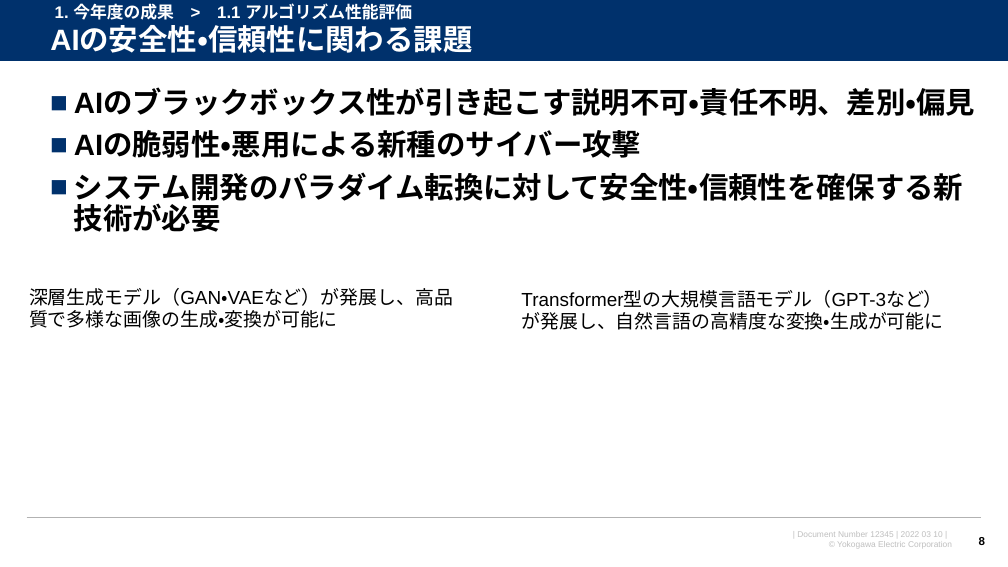
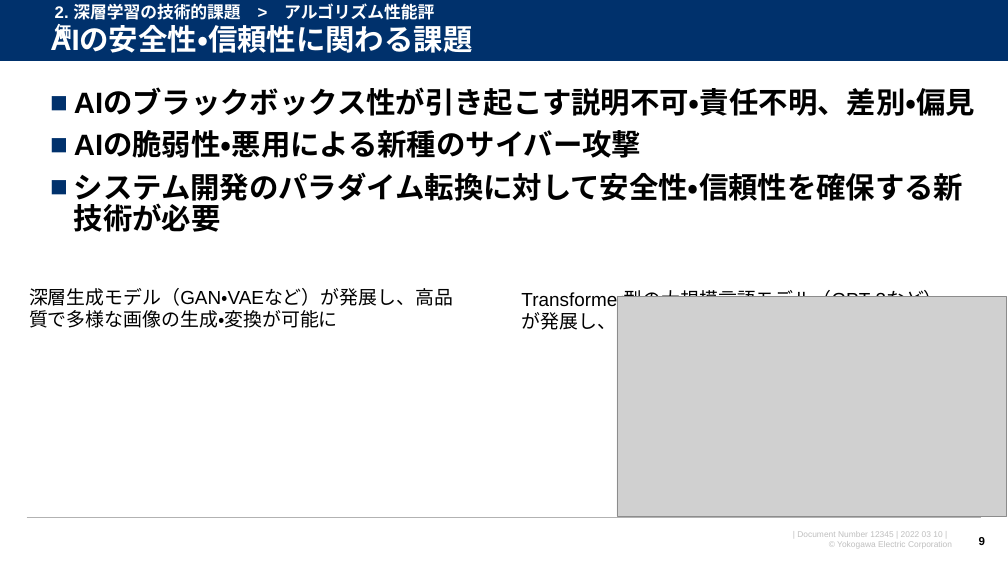
Before and after one commit to watarukumagai-git/opt, a slide deck: slide 9 of MMW/20220310_MMW_kumagai_rev.0.pptx (slide 8 before the commit). Drawn at 1008x567 pixels with LibreOffice and Linux fonts; fonts in the diff are those of the drawing; grey boxes stand for pictures; background and template pictures are left out. Boxes give left, top, right and bottom in pixels: in the first picture for what was removed or moved away, otherwise in the second. Text is boxed around its words. In the diff, an @@ line names an element or a change of style, - is before the commit and + after.

```diff
--- a/MMW/20220310_MMW_kumagai_rev.0.pptx
+++ b/MMW/20220310_MMW_kumagai_rev.0.pptx
@@ text at [55,3,434,20]: text changed @@
-1. 今年度の成果 > 1.1 アルゴリズム性能評価
+2. 深層学習の技術的課題 > アルゴリズム性能評価
@@ picture added at [617,296,1006,516] @@
@@ page number at [979,536,985,548]: text changed @@
-8
+9
```
Also in this commit, not shown: 9 other slides changed, 4 slides added, 7 slides removed, 1 other file.
